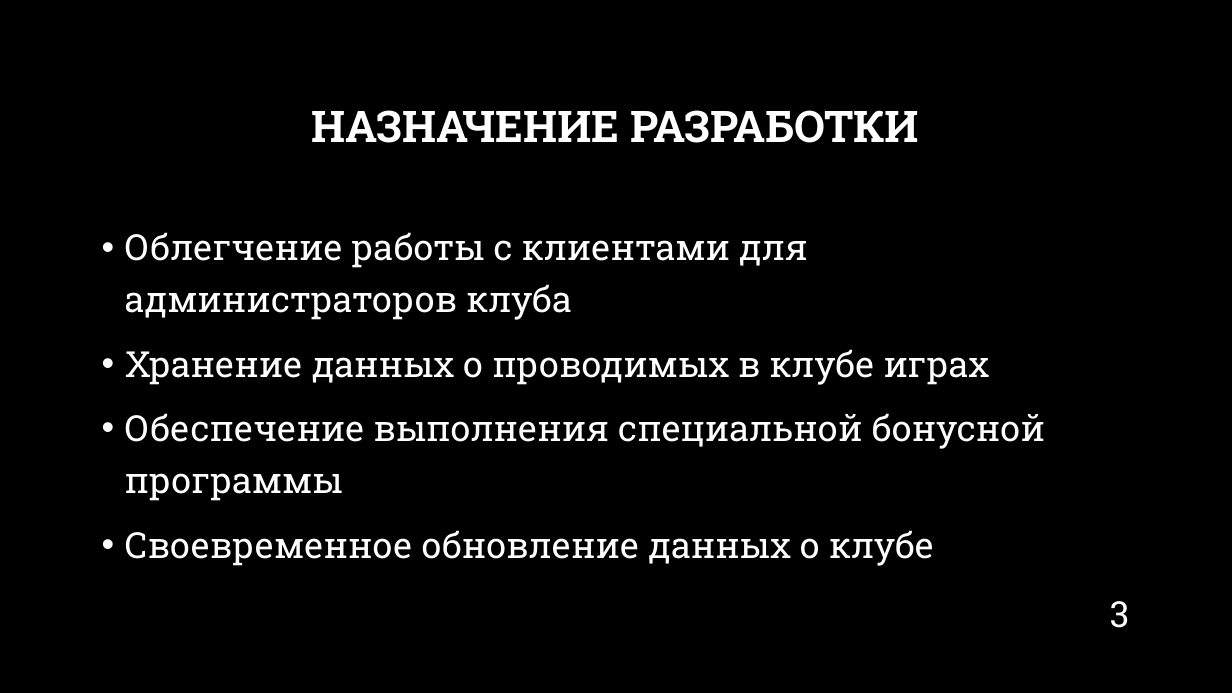
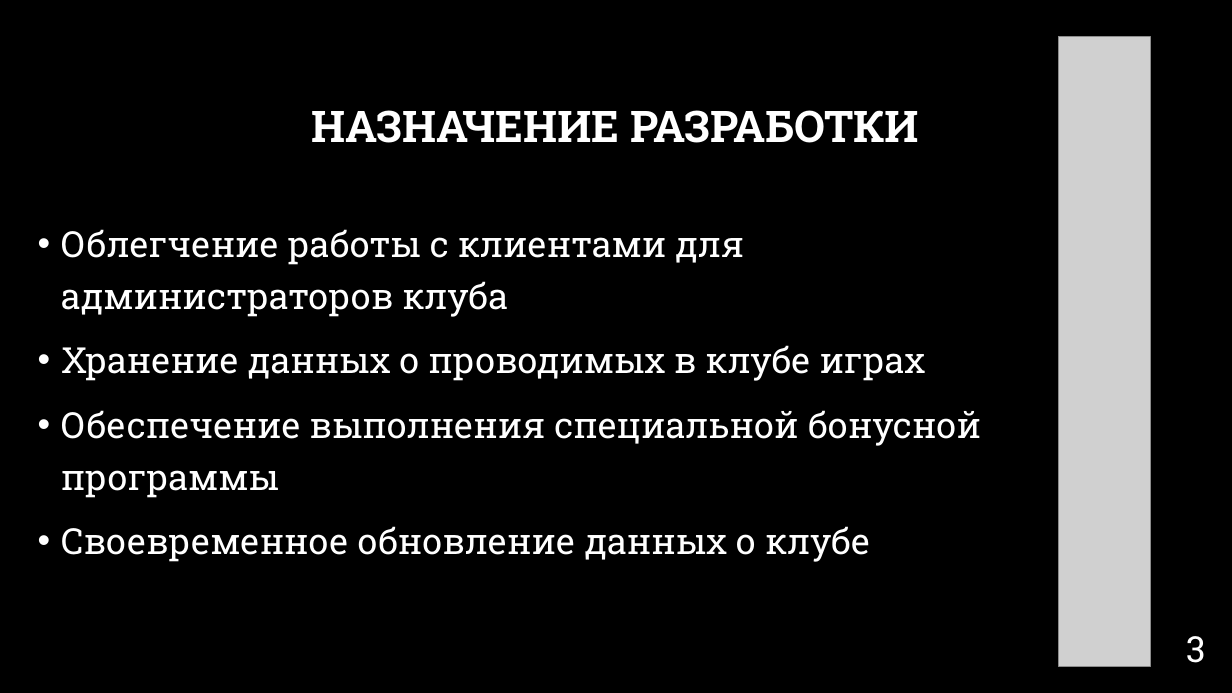
Before and after one commit to swyatow/Diploma, a slide deck: slide 3 of Docs/ПЗТЗ/Презентация.pptx. Drawn at 1232x693 pixels with LibreOffice and Linux fonts; fonts in the diff are those of the drawing; grey boxes stand for pictures; background and template pictures are left out. Boxes give left, top, right and bottom in pixels: in the first picture for what was removed or moved away, otherwise in the second. Text is boxed around its words. In the diff, an @@ line names an element or a change of style, - is before the commit and + after.

```diff
--- a/Docs/ПЗТЗ/Презентация.pptx
+++ b/Docs/ПЗТЗ/Презентация.pptx
@@ picture added at box(1059, 37, 1151, 667) @@
@@ text "Облегчение работы с клиентами для ...": place and size @@
-text "Облегчение работы с клиентами для ..." at box(125, 232, 1045, 566)
+text "Облегчение работы с клиентами для ..." at box(61, 229, 982, 562)
@@ page number: place and size @@
-page number at box(1110, 601, 1129, 628)
+page number at box(1186, 636, 1205, 663)
```
Also in this commit, not shown: 7 other files.
